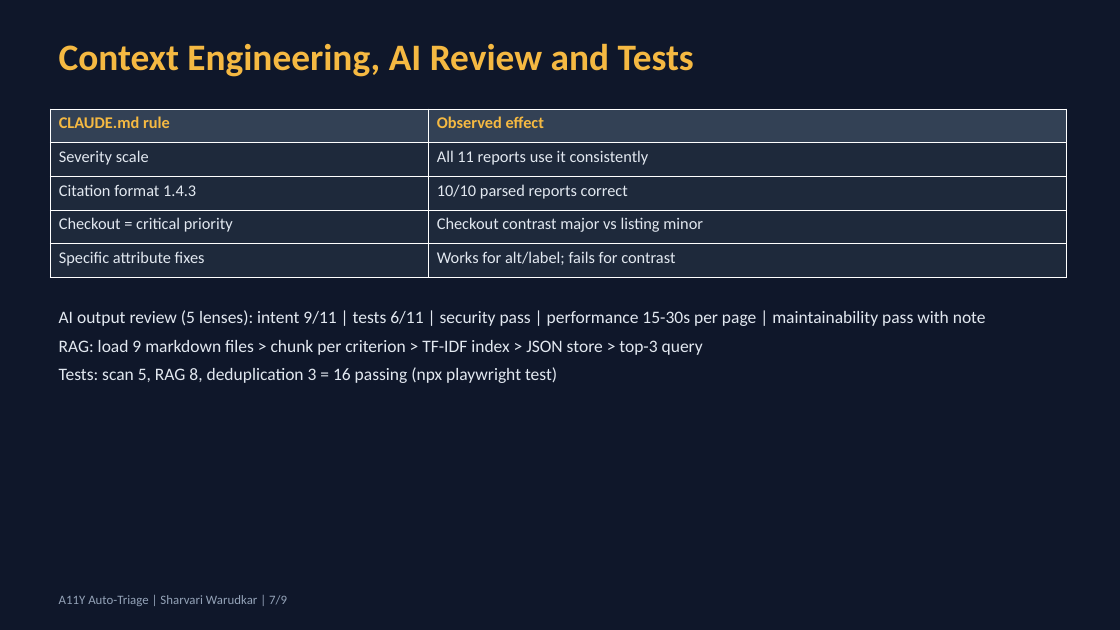
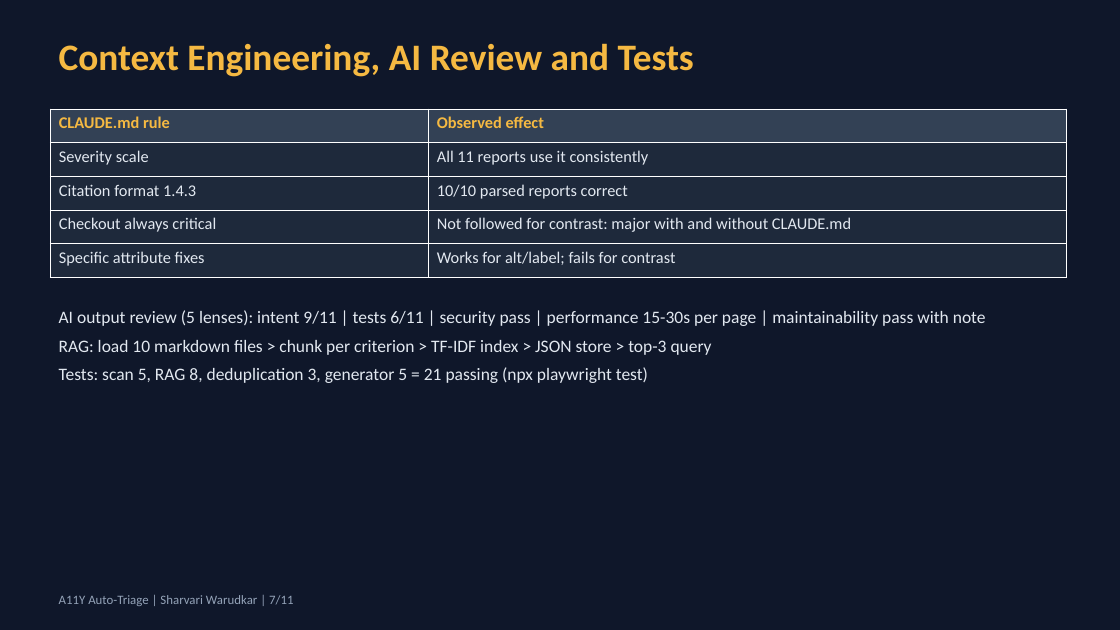
Before and after one commit to Sharvari-Warudkar/a11y-auto-triage, a slide deck: slide 7 of evidence/L1-a11y-auto-traige-presentation.pptx. Drawn at 1120x630 pixels with LibreOffice and Linux fonts; fonts in the diff are those of the drawing. Boxes give left, top, right and bottom in pixels: in the first picture for what was removed or moved away, otherwise in the second. Text is boxed around its words. In the diff, an @@ line names an element or a change of style, - is before the commit and + after.

```diff
--- a/evidence/L1-a11y-auto-traige-presentation.pptx
+++ b/evidence/L1-a11y-auto-traige-presentation.pptx
@@ table at [50,109,1067,277] @@
-row 4, column 1: Checkout = critical priority
+row 4, column 1: Checkout always critical
-row 4, column 2: Checkout contrast major vs listing minor
+row 4, column 2: Not followed for contrast: major with and without CLAUDE.md
@@ text at [59,340,712,383]: text changed @@
-RAG: load 9 markdown files > chunk per criterion > TF-IDF index > JSON store > top-3 query
-Tests: scan 5, RAG 8, deduplication 3 = 16 passing (npx playwright test)
+RAG: load 10 markdown files > chunk per criterion > TF-IDF index > JSON store > top-3 query
+Tests: scan 5, RAG 8, deduplication 3, generator 5 = 21 passing (npx playwright test)
@@ text at [59,595,293,606]: text changed @@
-A11Y Auto-Triage | Sharvari Warudkar | 7/9
+A11Y Auto-Triage | Sharvari Warudkar | 7/11
```
Also in this commit, not shown: 7 other slides changed, 2 slides added, 29 other files.
